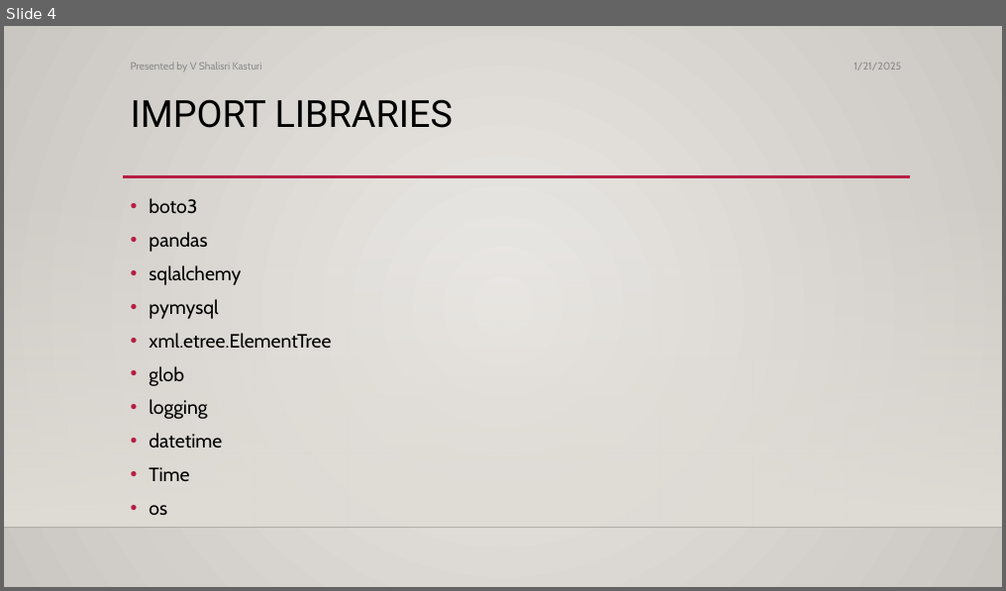
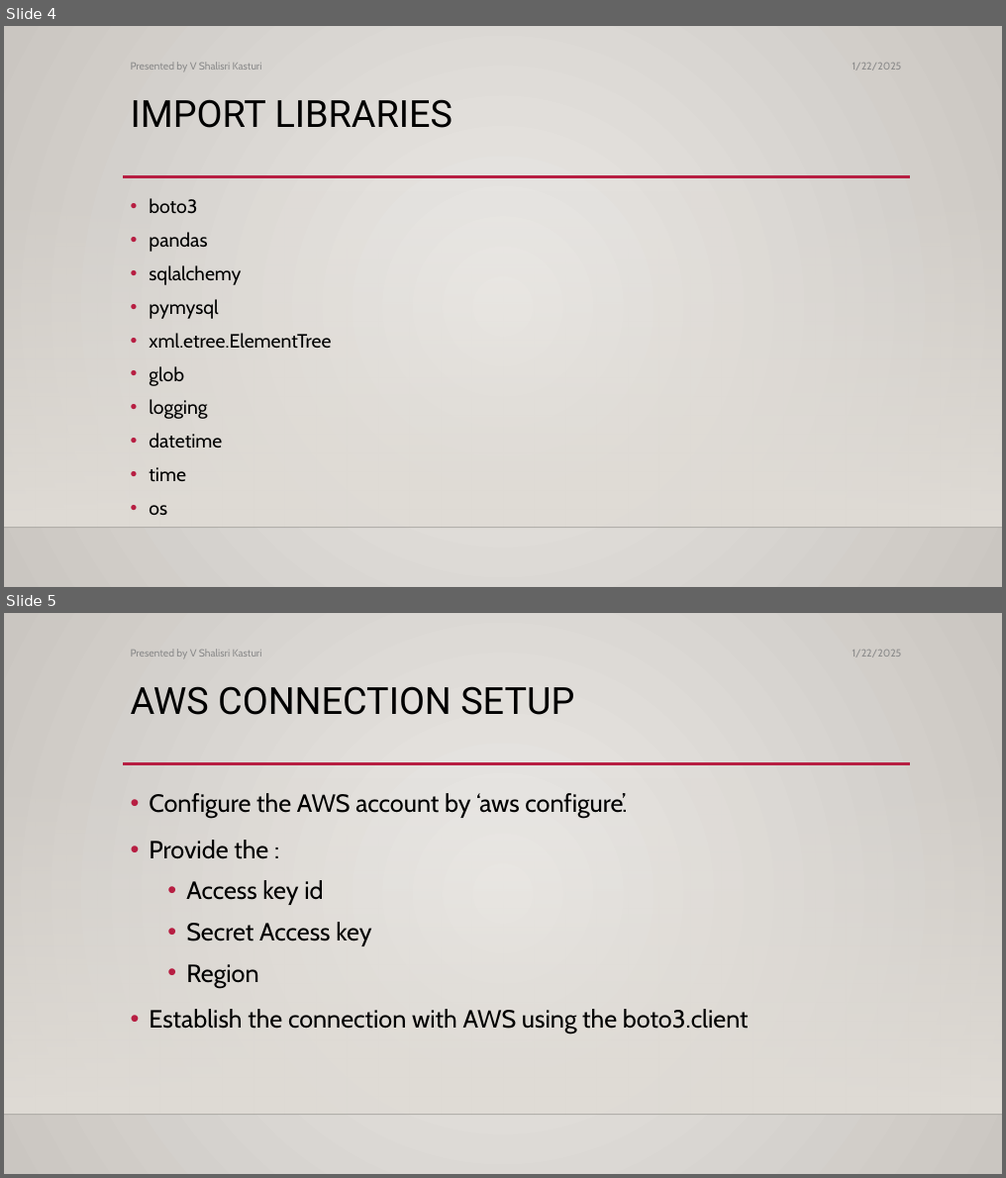
Before and after one commit to shalisrikasturiv/github, a slide deck: EnhancedETLWorkflowwithPythonAWS/Presentation/Shalisri Kasturi V - Enhanced ETL Workflow with Python AWS (DE-WE-E-B2).pptx. Shown one above the other, each under a label of ours: slide 4 before the commit, slides 4 and 5 after it. The pictures are 1006x591 and 1006x1178 pixels, drawn with LibreOffice and Linux fonts; fonts in the diff are those of the drawing; background and template pictures are left out. Boxes give left, top, right and bottom in pixels: in the first picture for what was removed or moved away, otherwise in the second. Text is boxed around its words. In the diff, an @@ line names an element or a change of style, - is before the commit and + after.

```diff
--- a/EnhancedETLWorkflowwithPythonAWS/Presentation/Shalisri Kasturi V - Enhanced ETL Workflow with Python AWS (DE-WE-E-B2).pptx
+++ b/EnhancedETLWorkflowwithPythonAWS/Presentation/Shalisri Kasturi V - Enhanced ETL Workflow with Python AWS (DE-WE-E-B2).pptx
@@ slide 5 added at (4,613,1002,1174), background gradient #ECEAE7 to #CAC7C1; not listed: 3 template elements that a slide beside it also shows @@
@@ text added at (131,649,262,658), 10 pt, text #8C8C8C @@
+Presented by V Shalisri Kasturi
@@ text added at (852,650,902,658), 10 pt, text #8C8C8C @@
+1/22/2025
@@ title added at (131,686,574,715), 36 pt, text #000000 @@
+AWS CONNECTION SETUP
@@ text added at (149,793,748,1034), 24 pt, text #000000 @@
+• Configure the AWS account by ‘aws configure’.
+• Provide the :
+  • Access key id
+  • Secret Access key
+  • Region
+• Establish the connection with AWS using the boto3.client
@@ slide 4 changed as well @@
@@ text at (852,63,902,71): text changed @@
-1/21/2025
+1/22/2025
@@ text at (149,468,186,482): text changed @@
-• Time
+• time
```
Also in this commit, not shown: 12 other slides changed.
